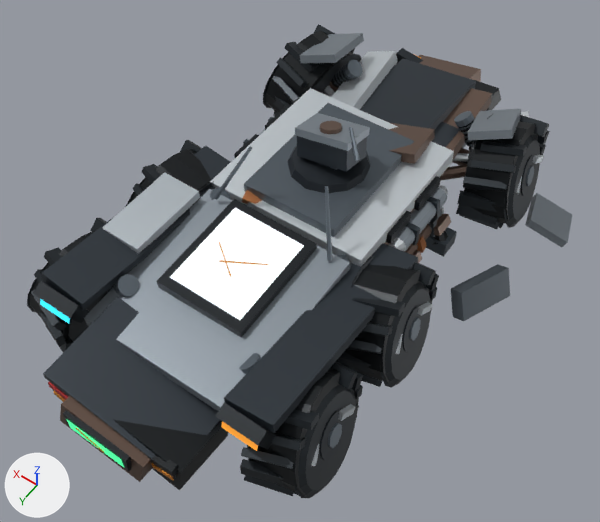
Before and after pictures for a commit that changed the glTF model assets/recon-rover-s/lod0/r47xs_recon_rover_d2_lod0.glb.
Both versions are drawn from a camera (50 mm lens) standing at (-2.44, 3.55, 5.59) and looking at (-0.1, 0.26, 0.42). Arrows for +X, +Y and +Z are at lower left; the lights stay in place. The picture after the commit comes second. Where no turn or scale is listed for an object, it has been applied to the vertices. Vertices at exactly the same position are counted once.

The scene before the commit, as lines of its bpy script (objects in view):
```python
me_mesh_13 = bpy.data.meshes.new('Mesh_13')
me_mesh_13.from_pydata(...)  # 96 vertices, 144 faces; spans x -1.03..1.0, y -2.35..-0.89, z -0.33..0.58
me_mesh_13.materials.append(mat_rover_armor_palette)
me_mesh_15 = bpy.data.meshes.new('Mesh_15')
me_mesh_15.from_pydata(...)  # 290 vertices, 500 faces; spans x -0.99..-0.31, y -0.86..1.91, z -0.22..0.87
me_mesh_15.materials.append(mat_rover_armor_palette)
me_mesh_16 = bpy.data.meshes.new('Mesh_16')
me_mesh_16.from_pydata(...)  # 290 vertices, 500 faces; spans x 0.31..0.99, y -0.86..1.91, z -0.22..0.87
me_mesh_16.materials.append(mat_rover_armor_palette)
me_mesh_20 = bpy.data.meshes.new('Mesh_20')
me_mesh_20.from_pydata(...)  # a box spanning x 0.63..0.97, y 0.54..1.22, z 0.385..0.455
me_mesh_20.materials.append(mat_rover_armor_palette)
me_mesh_9 = bpy.data.meshes.new('Mesh_9')
me_mesh_9.from_pydata(...)  # 336 vertices, 584 faces; spans x -0.317..0.317, y -0.469..0.507, z -0.413..0.533
me_mesh_9.materials.append(mat_rover_armor_palette)
ob_debris_fender_pos_x = bpy.data.objects.new('DEBRIS_FENDER_POS_X', me_mesh_20)
ob_debris_fender_pos_x.parent = ob_debris_detachable_group
ob_debris_fender_pos_x.location = (0.0, 0.0, 0.0)
ob_wheel_mr = bpy.data.objects.new('WHEEL_MR', me_mesh_9)
ob_wheel_mr.location = (0.98, 0.42, 0.48)
ob_zone_flank_neg_x = bpy.data.objects.new('ZONE_FLANK_NEG_X', me_mesh_15)
ob_zone_flank_neg_x.location = (0.0, 0.0, 0.56)
ob_zone_flank_pos_x = bpy.data.objects.new('ZONE_FLANK_POS_X', me_mesh_16)
ob_zone_flank_pos_x.location = (0.0, 0.0, 0.56)
ob_zone_front_bumper = bpy.data.objects.new('ZONE_FRONT_BUMPER', me_mesh_13)
ob_zone_front_bumper.location = (0.0, 0.0, 0.56)
# also in view: 'DEBRIS_WHEEL_RIM_FL' at (-1.44, -1.62, 0.05); 'WHEEL_RR' at (0.98, 1.46, 0.54); 'SENSOR_MAST_HEAD' at (-0.05, -0.3, 1.22); 'WHEEL_ML' at (-0.98, 0.44, 0.54); 'DISPLAY_FDAI_TELEMETRY_PANEL' at (0.0, 0.88, 0.99)
```
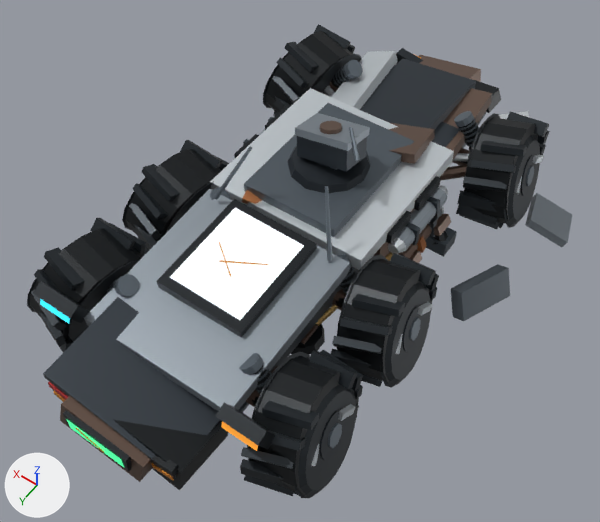
The change, as JSON lines over the scene's bpy script:
```json
{"block": "me_mesh_13", "where": "# used by ob_zone_front_bumper; location = (0.0, 0.0, 0.56)"}
{"op": "remove", "block": "me_mesh_13", "code": "me_mesh_13.from_pydata(...)  # 96 vertices, 144 faces; spans x -1.03..1.0, y -2.35..-0.89, z -0.33..0.58"}
{"op": "add", "block": "me_mesh_13", "code": "me_mesh_13.from_pydata(...)  # 80 vertices, 120 faces; spans x -0.65..0.69, y -2.35..-0.89, z -0.33..0.34"}
{"block": "me_mesh_13", "change": "me_mesh_13 part 1: the loose piece of 8 vertices spanning x -1.03..-0.57, y -1.81..-1.15, z 0.19..0.57 is deleted"}
{"block": "me_mesh_13", "change": "me_mesh_13 part 2: the loose piece of 8 vertices spanning x 0.6..1.0, y -1.8..-1.16, z 0.26..0.58 is deleted"}
{"block": "me_mesh_15", "where": "# used by ob_zone_flank_neg_x; location = (0.0, 0.0, 0.56)"}
{"op": "remove", "block": "me_mesh_15", "code": "me_mesh_15.from_pydata(...)  # 290 vertices, 500 faces; spans x -0.99..-0.31, y -0.86..1.91, z -0.22..0.87"}
{"op": "add", "block": "me_mesh_15", "code": "me_mesh_15.from_pydata(...)  # 282 vertices, 488 faces; spans x -0.98..-0.31, y -0.86..1.91, z -0.22..0.87"}
{"block": "me_mesh_15", "change": "me_mesh_15 part 3: the loose piece of 8 vertices spanning x -0.99..-0.61, y 0.05..1.79, z 0.21..0.51 is deleted"}
{"block": "me_mesh_16", "where": "# used by ob_zone_flank_pos_x; location = (0.0, 0.0, 0.56)"}
{"op": "remove", "block": "me_mesh_16", "code": "me_mesh_16.from_pydata(...)  # 290 vertices, 500 faces; spans x 0.31..0.99, y -0.86..1.91, z -0.22..0.87"}
{"op": "add", "block": "me_mesh_16", "code": "me_mesh_16.from_pydata(...)  # 282 vertices, 488 faces; spans x 0.31..0.98, y -0.86..1.91, z -0.22..0.87"}
{"block": "me_mesh_16", "change": "me_mesh_16 part 4: the loose piece of 8 vertices spanning x 0.61..0.99, y 0.05..1.79, z 0.21..0.51 is deleted"}
{"op": "set", "path": "ob_debris_fender_pos_x", "old": "bpy.data.objects.new('DEBRIS_FENDER_POS_X', me_mesh_20)", "new": "bpy.data.objects.new('DEBRIS_FENDER_POS_X', None)"}
```

What differs and where, as boxes (x1, y1, x2, y2) in the pictures (600 x 522 px):
```json
{"object": "ZONE_FRONT_BUMPER", "change": "reshaped", "before": [299, 33, 521, 176], "after": [332, 48, 501, 176], "on screen": "24% narrower, 10% shorter"}
{"object": "DEBRIS_FENDER_POS_X", "change": "no longer drawn", "before": [102, 172, 200, 253]}
{"part": 1, "of": "me_mesh_13", "change": "deleted", "before": [468, 109, 521, 140]}
{"part": 2, "of": "me_mesh_13", "change": "deleted", "before": [299, 33, 364, 63]}
{"part": 3, "of": "me_mesh_15", "change": "deleted", "before": [224, 243, 418, 433]}
{"part": 4, "of": "me_mesh_16", "change": "deleted", "before": [42, 146, 231, 311]}
{"object": "WHEEL_RR", "change": "unchanged, uncovered by the edit", "before": [27, 218, 107, 353], "after": [27, 218, 148, 353]}
{"object": "WHEEL_MR", "change": "unchanged, uncovered by the edit", "before": [126, 140, 213, 206], "after": [122, 140, 229, 251]}
```
